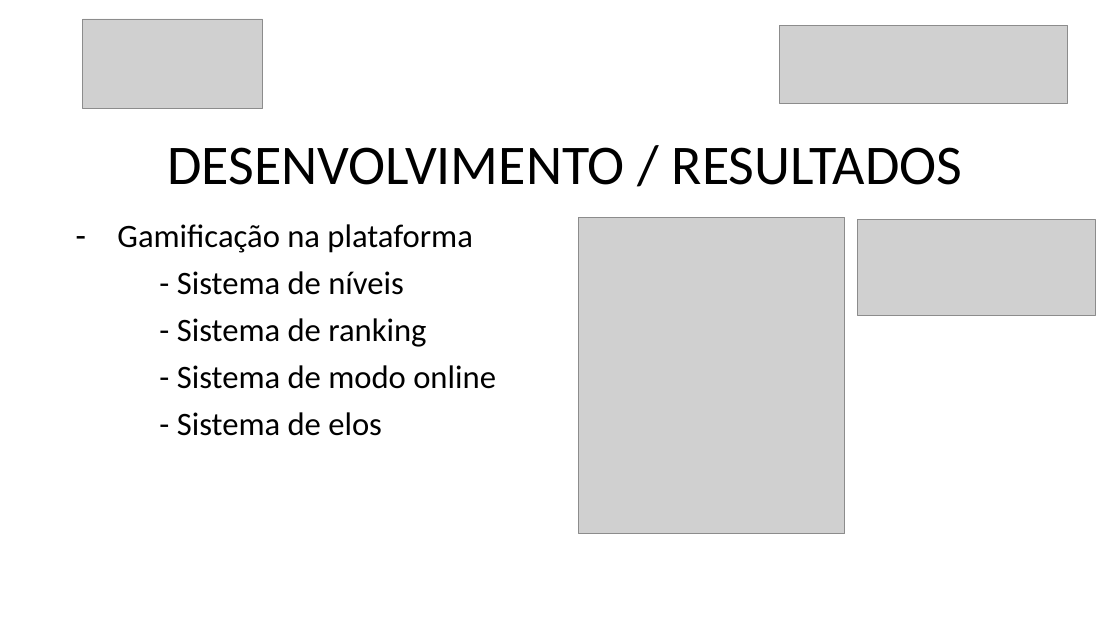
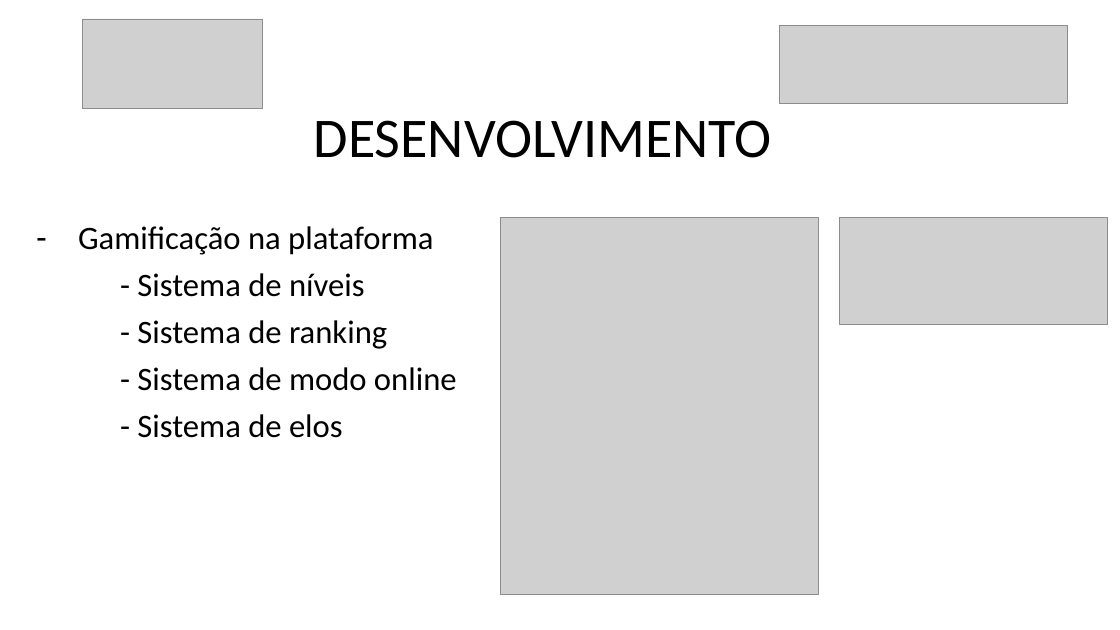
Before and after one commit to danilovaz7/curso-tecnico, a slide deck: slide 15 of liceu/3semestre/projeto integrador/tcc slide.pptx. Drawn at 1120x630 pixels with LibreOffice and Linux fonts; fonts in the diff are those of the drawing; grey boxes stand for pictures. Boxes give left, top, right and bottom in pixels: in the first picture for what was removed or moved away, otherwise in the second. Text is boxed around its words. In the diff, an @@ line names an element or a change of style, - is before the commit and + after.

```diff
--- a/liceu/3semestre/projeto integrador/tcc slide.pptx
+++ b/liceu/3semestre/projeto integrador/tcc slide.pptx
@@ title at (x1=314, y1=120, x2=772, y2=158): text changed @@
-DESENVOLVIMENTO / RESULTADOS
+DESENVOLVIMENTO
@@ subtitle "Gamificação na plataforma" moved from (x1=117, y1=224, x2=496, y2=436) to (x1=78, y1=226, x2=457, y2=438) @@
@@ picture resized from (x1=579, y1=218, x2=845, y2=534) to (x1=501, y1=218, x2=818, y2=596) @@
@@ picture resized from (x1=858, y1=219, x2=1096, y2=315) to (x1=840, y1=218, x2=1108, y2=325) @@
```
Also in this commit, not shown: 11 other slides changed, 1 slide added, 1 slide removed.
